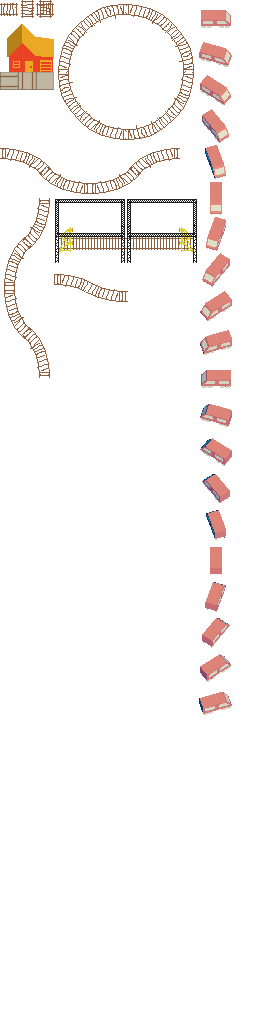
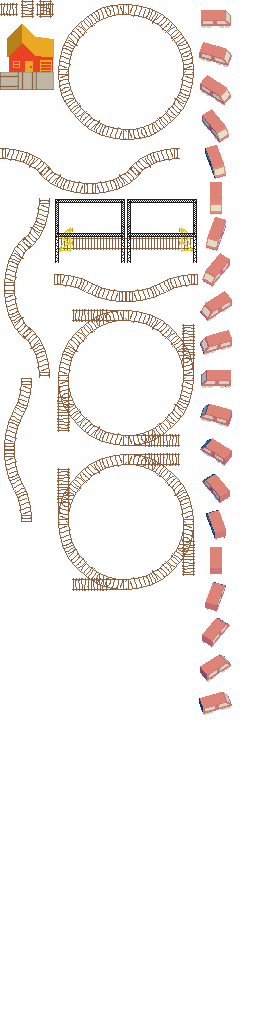
Before/after of a 256x1024 layered artwork. What changed in the layer stack:
painted on "0019.png" over [4, 16, 198, 591]
